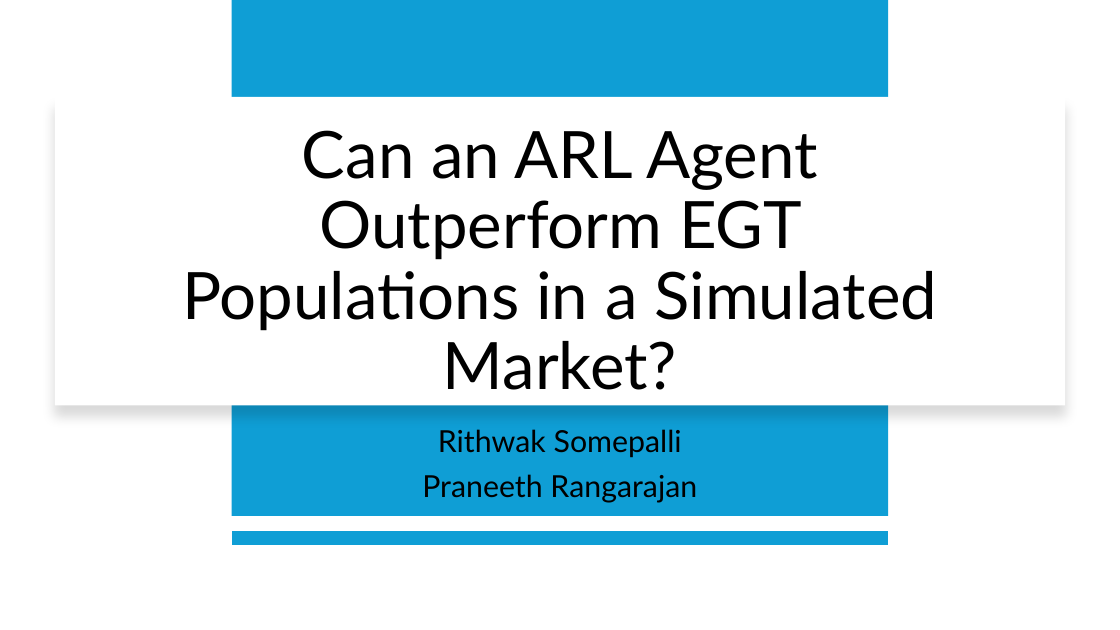
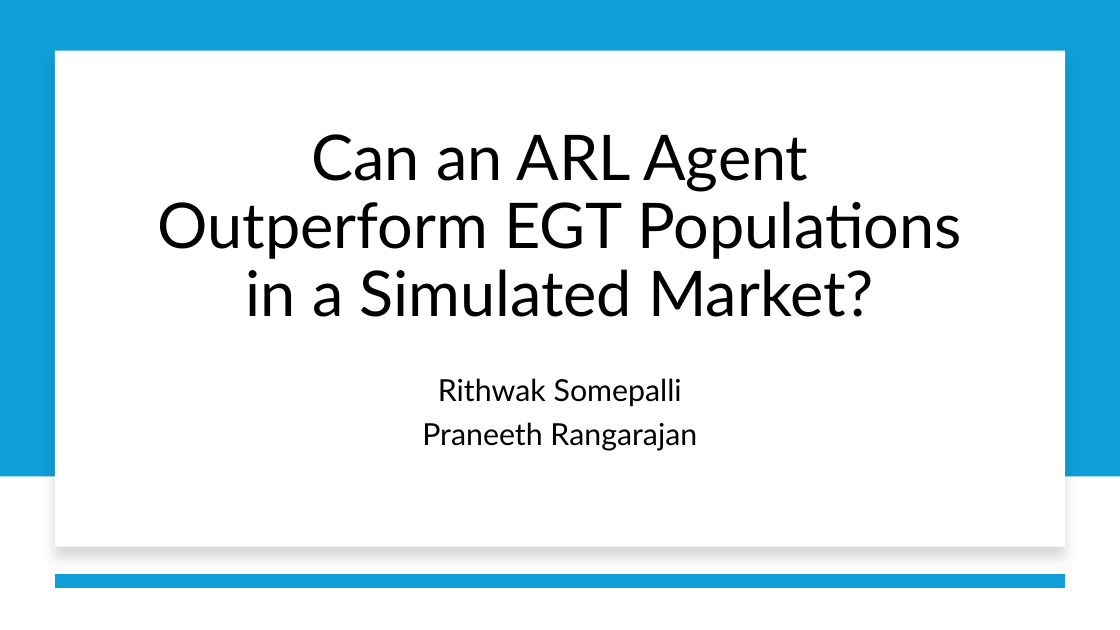
Before and after one commit to Srithwak/Coevolutionary_ARL_vs_EGT_agents_research, a slide deck: slide 1 of presentation.pptx. Drawn at 1120x630 pixels with LibreOffice and Linux fonts; fonts in the diff are those of the drawing. Boxes give left, top, right and bottom in pixels: in the first picture for what was removed or moved away, otherwise in the second. Text is boxed around its words. In the diff, an @@ line names an element or a change of style, - is before the commit and + after.

```diff
--- a/presentation.pptx
+++ b/presentation.pptx
@@ rectangle: place and size @@
-rectangle at (232,0,889,516)
+rectangle at (0,0,1120,476)
@@ rectangle: place and size @@
-rectangle at (55,97,1065,405)
+rectangle at (55,50,1065,547)
@@ title "Can an ARL Agent Outperform ...": place and size @@
-title "Can an ARL Agent Outperform ..." at (182,130,937,390)
+title "Can an ARL Agent Outperform ..." at (158,134,962,317)
@@ title "Can an ARL Agent Outperform ..." at (158,134,962,317): size 56 to 54 pt; vertical alignment middle to bottom @@
@@ subtitle "Rithwak Somepalli": place and size @@
-subtitle "Rithwak Somepalli" at (422,429,697,502)
+subtitle "Rithwak Somepalli" at (422,378,697,451)
@@ subtitle "Rithwak Somepalli" at (422,378,697,451): vertical alignment middle to top @@
@@ line moved from (888, 539) - (232, 539) to (1065, 581) - (55, 581) @@
```
Also in this commit, not shown: 12 other slides changed, 3 other files.
